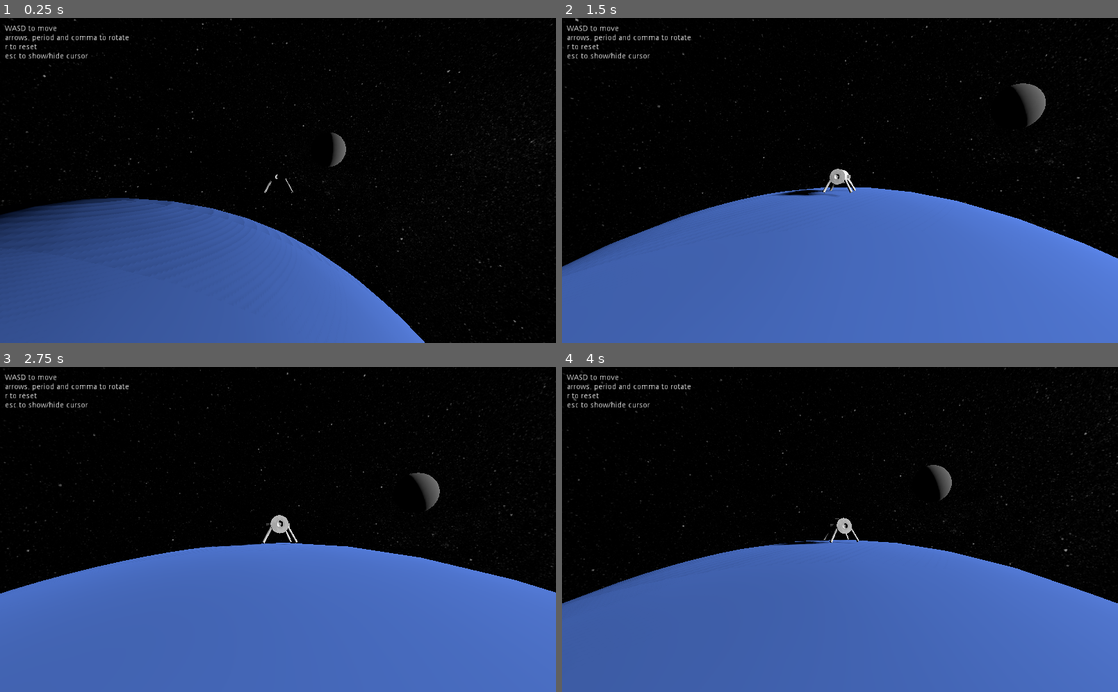
Above: before the commit, frames 1-4 (two rows, left to right).
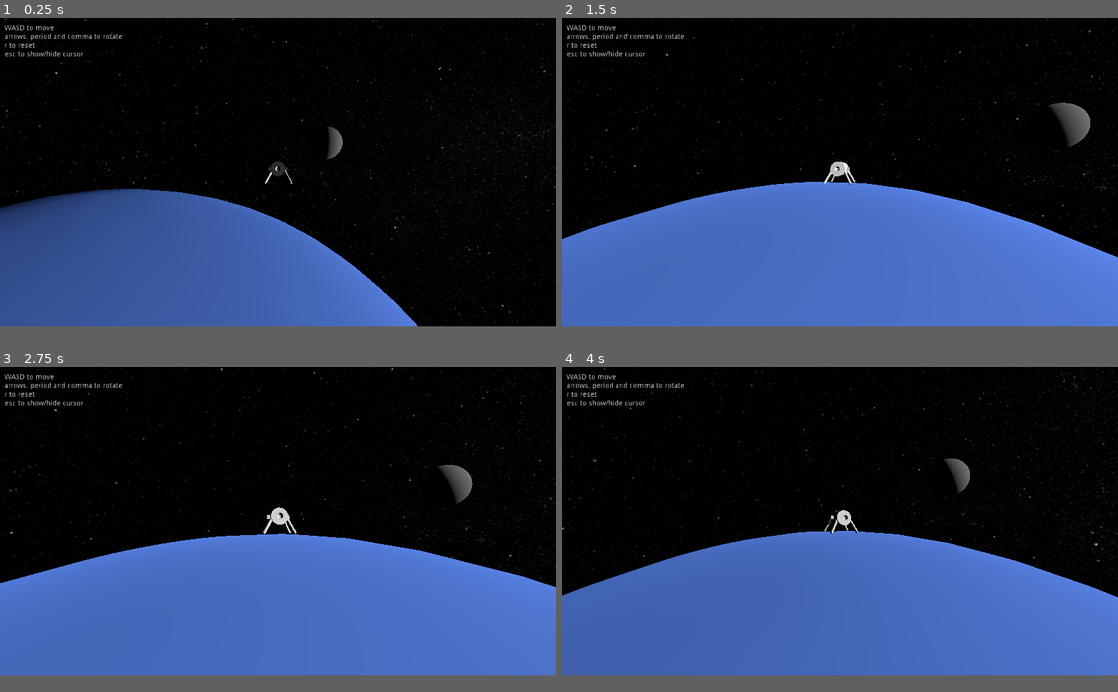
Above: after the commit, the same moments.

Repository: SjVer/Untitled-Space-Game
Game: Godot game, scene res://maps/space_map.tscn
The game is run twice, just before and just after one commit, with the same random seed, the same clock (stepped at 60 frames per second) and the same inputs.
Inputs (mouse positions are in pixels of both pictures, inside the frame that each line leads up to):
- Up to frame 1 (0.25 s): no input
- Up to frame 2 (1.5 s): move the mouse to (867, 180) at 0.52 s; hold W (movement_forward) from 0.53 s (still down); tap Q (movement_left_2) at 0.6 s; move the mouse to (812, 180) at 1.27 s; tap E (movement_right_2) at 1.35 s
- Up to frame 3 (2.75 s): keep holding W (movement_forward); move the mouse to (289, 523) at 2.02 s; hold Mouse wheel up (zoom_in) from 2.03 s (still down)
- Up to frame 4 (4 s): keep holding W (movement_forward); move the mouse to (834, 536) at 2.77 s; release Mouse wheel up (zoom_in) at 2.78 s; tap Mouse wheel down (zoom_out) at 2.85 s; move the mouse to (878, 532) at 3.52 s; tap Q (movement_left_2) at 3.6 s
In our replay, the window is 800x468 before the commit and 800x444 after it. These sizes can differ from the game's own. Grey fills any space a smaller window leaves; there, only what the larger window draws over its background counts as a difference.

The runs differ from the first frame. In frame 1, 9.1% of the frame differs, in the area x 0-100%, y 0-100%; in frame 2, 7.0%; in frame 3, 4.6%; in frame 4, 5.3%.
Error in both runs: Invalid get index 'name' (on base: 'null instance'). (res://scripts/planet.gd:12)

Commit message:
upload

Diff:
--- a/maps/space_map.tscn
+++ b/maps/space_map.tscn
@@ -1,39 +1,53 @@
-[gd_scene load_steps=9 format=2]
+[gd_scene load_steps=11 format=2]
 
 [ext_resource path="res://player/player.tscn" type="PackedScene" id=1]
 [ext_resource path="res://planets/planet_earth.tscn" type="PackedScene" id=2]
 [ext_resource path="res://planets/moon.tscn" type="PackedScene" id=3]
 [ext_resource path="res://scripts/space_map.gd" type="Script" id=4]
-[ext_resource path="res://maps/starssphere.jpeg" type="Texture" id=5]
+[ext_resource path="res://starssphere.jpeg" type="Texture" id=5]
 
-[sub_resource type="PhysicsMaterial" id=3]
+[sub_resource type="PhysicsMaterial" id=1]
 rough = true
 
-[sub_resource type="PanoramaSky" id=1]
+[sub_resource type="PanoramaSky" id=2]
 radiance_size = 4
 panorama = ExtResource( 5 )
 
-[sub_resource type="Environment" id=2]
+[sub_resource type="Environment" id=3]
 background_mode = 2
-background_sky = SubResource( 1 )
+background_sky = SubResource( 2 )
 background_sky_orientation = Basis( 1, 0, 0, 0, 0.707107, -0.707107, 0, 0.707107, 0.707107 )
 background_energy = 0.25
+
+[sub_resource type="SphereMesh" id=4]
+radius = 500.0
+height = 1000.0
+
+[sub_resource type="SpatialMaterial" id=5]
+flags_unshaded = true
+albedo_color = Color( 1, 0.796078, 0, 1 )
 
 [node name="space_map" type="Spatial"]
 script = ExtResource( 4 )
 
 [node name="planet_earth" parent="." instance=ExtResource( 2 )]
-transform = Transform( 1, 0, 0, 0, 1, 0, 0, 0, 1, -31.7226, 0, 0 )
+transform = Transform( 1, 0, 0, 0, 1, 0, 0, 0, 1, -31.7226, 0, -20208.4 )
 
 [node name="Area" parent="planet_earth" index="2"]
 gravity = 10.0
 
 [node name="moon" parent="." instance=ExtResource( 3 )]
-transform = Transform( 1, 0, 0, 0, 1, 0, 0, 0, 1, 220.681, 77.2593, 67.0822 )
+transform = Transform( 1, 0, 0, 0, 1, 0, 0, 0, 1, 220.681, 77.2593, -20141.4 )
 
-[node name="DirectionalLight" type="DirectionalLight" parent="."]
-transform = Transform( 0.997277, 0, 0.073743, 0, 1, 0, -0.073743, 0, 0.997277, 49.7945, 0, 87.6702 )
-shadow_enabled = true
+[node name="Player" parent="." instance=ExtResource( 1 )]
+transform = Transform( 0.0289858, 0, -0.99958, 0, 1, 0, 0.99958, 0, 0.0289858, -34.609, 41.6551, -20192.1 )
+physics_material_override = SubResource( 1 )
+lock_rotation_to_planet = true
+thrust_values = {
+"big": 10.0,
+"medium": 2.5,
+"small": 0.5
+}
 
 [node name="Label" type="Label" parent="."]
 margin_left = 8.81946
@@ -48,18 +62,21 @@
 "_edit_use_anchors_": false
 }
 
-[node name="Player" parent="." instance=ExtResource( 1 )]
-transform = Transform( 0.0289858, 0, -0.99958, 0, 1, 0, 0.99958, 0, 0.0289858, -34.609, 41.6551, 16.3554 )
-physics_material_override = SubResource( 3 )
-lock_rotation_to_planet = true
-thrust_values = {
-"big": 10.0,
-"medium": 2.5,
-"small": 0.5
-}
+[node name="WorldEnvironment" type="WorldEnvironment" parent="."]
+environment = SubResource( 3 )
 
-[node name="WorldEnvironment" type="WorldEnvironment" parent="."]
-environment = SubResource( 2 )
+[node name="SunDir" type="DirectionalLight" parent="."]
+transform = Transform( 0.997277, 0, 0.073743, 0, 1, 0, -0.073743, 0, 0.997277, 49.7945, 0, 87.6702 )
+visible = false
+shadow_enabled = true
+
+[node name="Sun" type="OmniLight" parent="."]
+light_indirect_energy = 22.56
+omni_range = 5e+06
+
+[node name="MeshInstance" type="MeshInstance" parent="Sun"]
+mesh = SubResource( 4 )
+material/0 = SubResource( 5 )
 
 [editable path="planet_earth"]
 [editable path="moon"]
--- a/project.godot
+++ b/project.godot
@@ -23,6 +23,10 @@
 run/main_scene="res://maps/space_map.tscn"
 config/icon="res://icon.png"
 config/windows_native_icon=NodePath("")
+
+[display]
+
+window/size/width=1080
 
 [input]
 
Renamed: maps/starssphere.jpeg -> starssphere.jpeg
Not shown, changed: starssphere.jpeg.import
Not shown, changed: nohup.out
